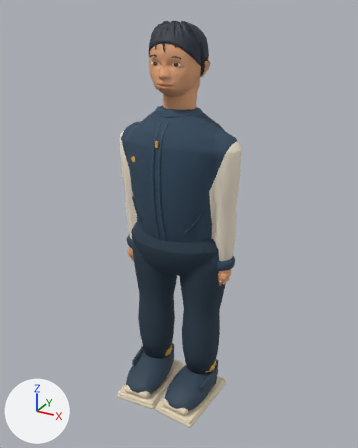
The glTF model models/atrium/residents/you-master.glb as it was, and as the next commit left it.
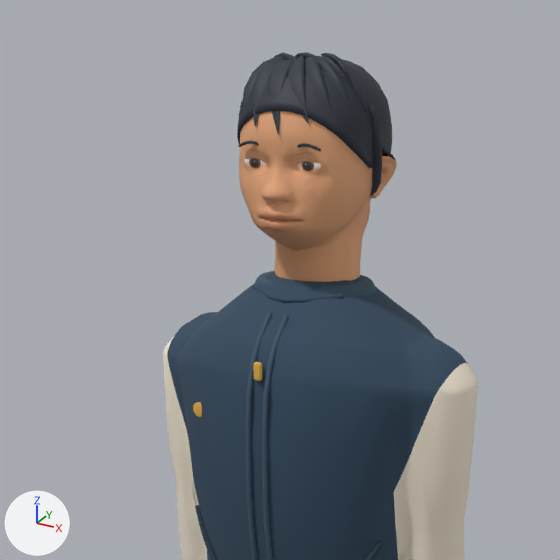
There are two pictures of each version: one whole from a 50 mm lens placed at (0.94, -1.706, 1.698), pointed at (0.014, -0.022, 0.856), one close up on the part from 16% to 76% of the width and 0% to 49% of the height. Lighting does not change. The marker at lower left points along +X, +Y and +Z. The first two pictures are the older version. Where no turn or scale is listed for an object, it has been applied to the vertices. Vertices at exactly the same position are counted once.

The older version as bpy lines, for what is in view:
```python
me_brow__1 = bpy.data.meshes.new('Brow_-1')
me_brow__1.from_pydata(...)  # 3670 vertices, 7280 faces; spans x -0.084..0.168, y -0.013..0.214, z -0.07..0.119
me_brow__1.materials.append(mat_resident_hair_surface)
me_player_head_and_curved_eyelids = bpy.data.meshes.new('Player head and curved eyelids')
me_player_head_and_curved_eyelids.from_pydata(...)  # 1995 vertices, 3767 faces; spans x -0.123..0.123, y -0.129..0.107, z -0.186..0.151
me_player_head_and_curved_eyelids.materials.append(mat_player_anatomical_skin)
me_skinnedarticulationcoremesh = bpy.data.meshes.new('SkinnedArticulationCoreMesh')
me_skinnedarticulationcoremesh.from_pydata(...)  # 6974 vertices, 13776 faces; spans x -0.267..0.268, y -0.251..0.163, z 0.002..1.34
me_skinnedarticulationcoremesh.materials.append(mat_skinnedarticulationcore_vertex_surface)
ob_head = bpy.data.objects.new('Head', me_player_head_and_curved_eyelids)
ob_head.location = (0.0, 0.0, 1.491)
ob_headpivot_surface_hair = bpy.data.objects.new('HeadPivot_Surface_hair', me_brow__1)
ob_headpivot_surface_hair.location = (-0.043, -0.103, 1.532)
ob_skinnedarticulationcore = bpy.data.objects.new('SkinnedArticulationCore', me_skinnedarticulationcoremesh)
ob_skinnedarticulationcore.location = (0.0, 0.0, 0.0)
# also in view: 'VisualRoot_Surface_fabric' at (0.0, -0.01, 0.995)
```
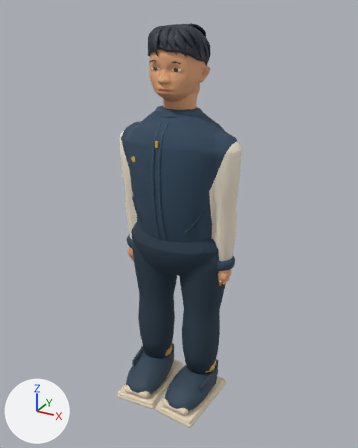
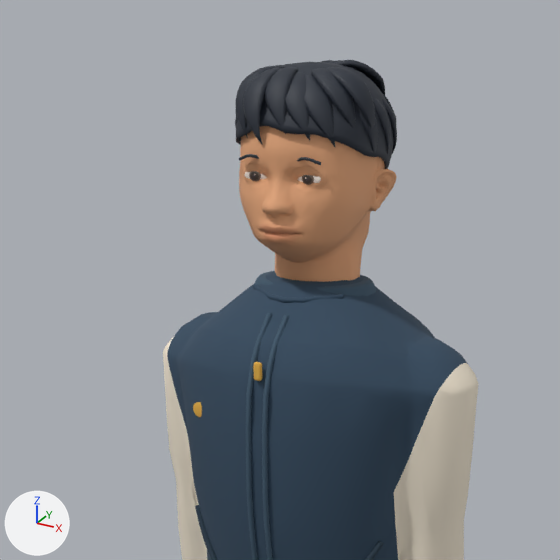
The edits, one by one:
me_brow__1 is used by ob_headpivot_surface_hair; location (-0.043, -0.103, 1.532).
me_brow__1 had 3670 vertices, 7280 faces and spanned x -0.084..0.168, y -0.013..0.214, z -0.07..0.119.
me_brow__1 now has 3670 vertices, 7244 faces and spans x -0.074..0.161, y -0.014..0.217, z -0.042..0.126.
me_brow__1 part 1: the loose piece of 182 vertices spanning x -0.015..0.023, y -0.006..0.085, z 0.024..0.115 is rebuilt with 104 vertices and now spans x -0.019..0.029, y -0.014..0.081, z 0.019..0.117.
me_brow__1 part 2: the loose piece of 182 vertices spanning x -0.036..0.015, y 0.014..0.093, z 0.029..0.115 is rebuilt with 104 vertices and now spans x -0.041..0.025, y 0.003..0.092, z 0.026..0.119.
me_brow__1 part 3: the loose piece of 182 vertices spanning x 0.008..0.051, y -0.013..0.079, z 0.016..0.114 is rebuilt with 104 vertices and now spans x 0.011..0.059, y -0.01..0.084, z 0.035..0.118.
me_brow__1 part 4: 3 vertices moved within x 0.05..0.121, y 0.021..0.116, z 0.018..0.113; 2975 vertices removed from x -0.084..0.168, y -0.003..0.214, z -0.07..0.119; 3209 vertices added at x -0.074..0.161, y -0.011..0.217, z -0.042..0.126.
Object 'Head' (ob_head) moves from (0.0, 0.0, 1.491) to (0.0, 0.0, 1.473).
Object 'HeadPivot_Surface_hair' (ob_headpivot_surface_hair) moves from (-0.043, -0.103, 1.532) to (-0.043, -0.103, 1.514).

Changed parts and their boxes (x1, y1, x2, y2) in the close-ups (560 x 560 px; the box of a moved part takes in the faces that stretch with it):
'Head', moved
    before: (239, 111, 397, 282)
    after: (239, 126, 396, 282)
'HeadPivot_Surface_hair', reshaped, moved (24% shorter)
    before: (237, 52, 396, 196)
    after: (235, 60, 397, 169)
part 1 of me_brow__1, rebuilt
    before: (252, 55, 293, 127)
    after: (243, 68, 282, 144)
part 2 of me_brow__1, rebuilt
    before: (242, 56, 278, 121)
    after: (235, 65, 285, 138)
part 3 of me_brow__1, rebuilt
    before: (268, 56, 298, 135)
    after: (264, 67, 298, 134)
part 4 of me_brow__1, moved or reshaped
    before: (237, 52, 396, 196)
    after: (235, 60, 397, 169)
